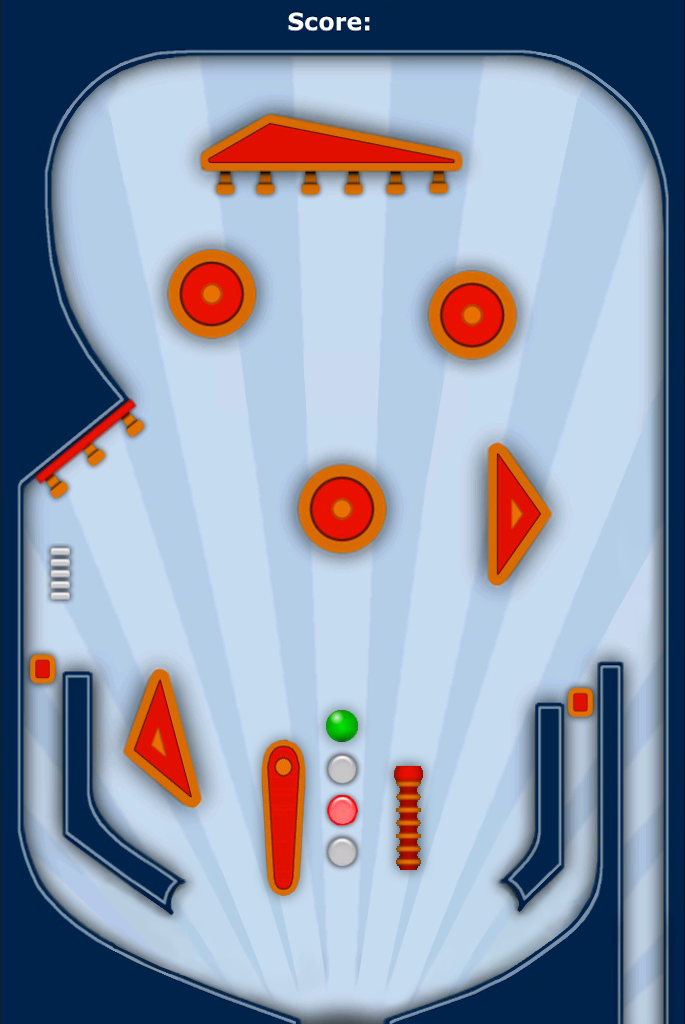
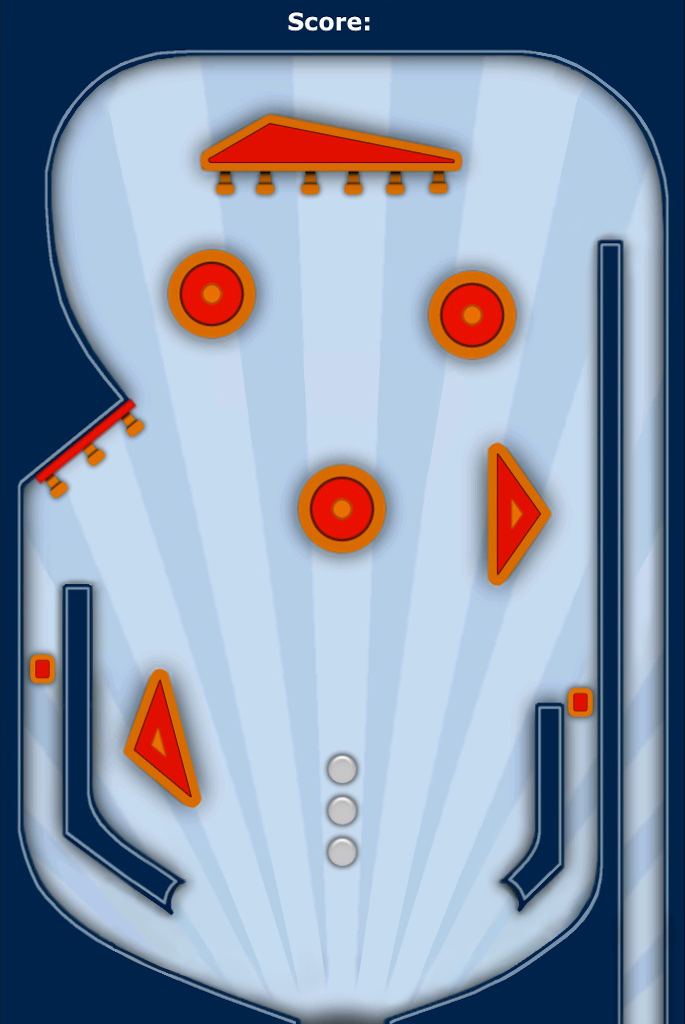
Layers edited between the first and the second (685, 1024) image:
hid "FLIPPER" over (x1=250, y1=726, x2=319, y2=907)
hid "BALL" over (x1=312, y1=698, x2=370, y2=756)
hid "Capa 19" over (x1=382, y1=754, x2=435, y2=882)
hid "Capa 22" over (x1=321, y1=790, x2=359, y2=826)
added layer "Capa 27" above "Capa 26" over (x1=53, y1=571, x2=108, y2=714)
added layer "Capa 26" above "GENERAL" over (x1=582, y1=213, x2=649, y2=681)
added layer "Capa 24" above "Capa 2" over (x1=43, y1=540, x2=89, y2=641)
